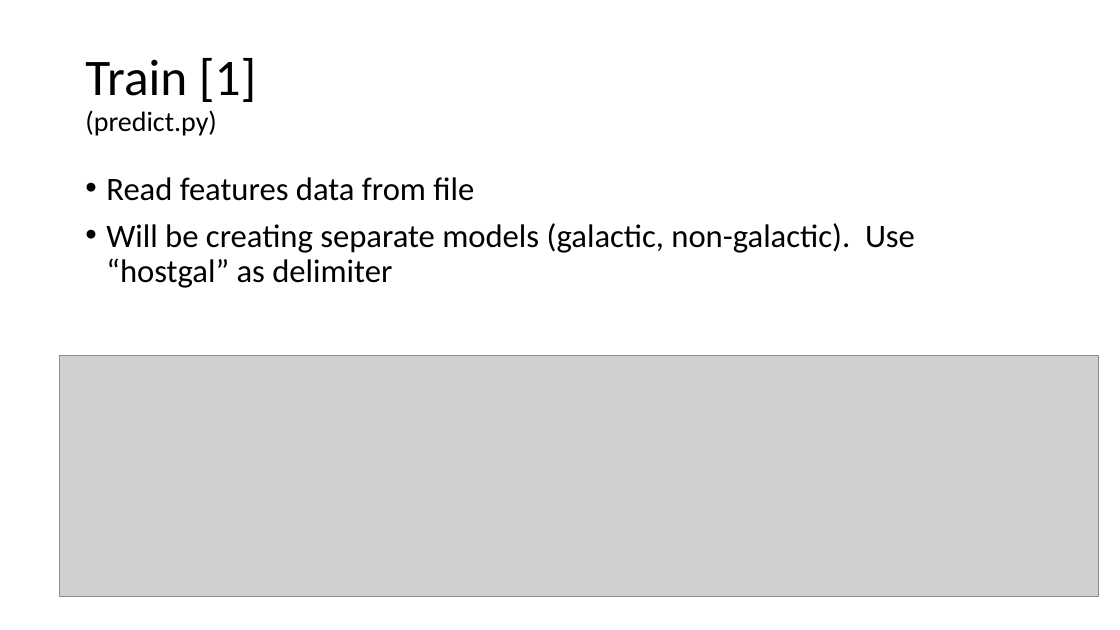
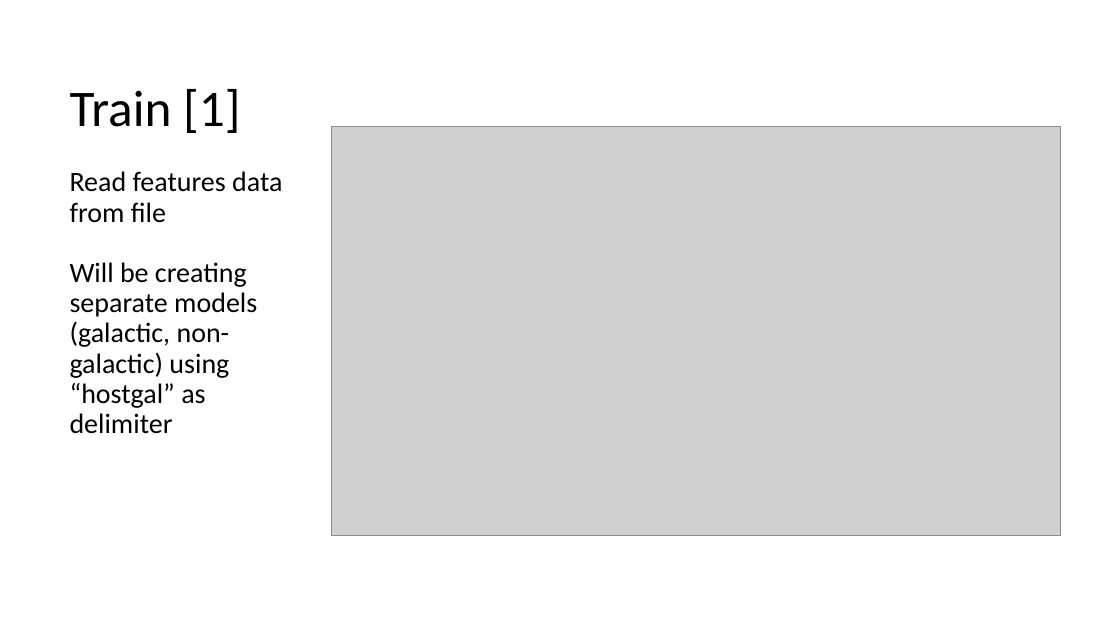
Before and after one commit to cwinsor/kaggle_plasticc, a slide deck: slide 46 of Kaggle_PLAsTiCC_and_B_Trotta_code_walk.pptx. Drawn at 1120x630 pixels with LibreOffice and Linux fonts; fonts in the diff are those of the drawing; grey boxes stand for pictures. Boxes give left, top, right and bottom in pixels: in the first picture for what was removed or moved away, otherwise in the second. Text is boxed around its words. In the diff, an @@ line names an element or a change of style, - is before the commit and + after.

```diff
--- a/Kaggle_PLAsTiCC_and_B_Trotta_code_walk.pptx
+++ b/Kaggle_PLAsTiCC_and_B_Trotta_code_walk.pptx
@@ title at <box>70,89,282,434</box>: text changed @@
-Train [1]
-(predict.py)
+Train [1]
+Read features data from file
+Will be creating separate models (galactic, non-galactic) using “hostgal” as delimiter
@@ picture added at <box>331,127,1060,536</box> @@
@@ text removed at <box>106,177,915,288</box> @@
-• Read features data from file
-• Will be creating separate models (galactic, non-galactic). Use “hostgal” as delimiter
@@ picture removed at <box>59,355,1098,597</box> @@
```
Also in this commit, not shown: 1 other slide changed, 6 slides added, 1 slide removed, 10 other files.
